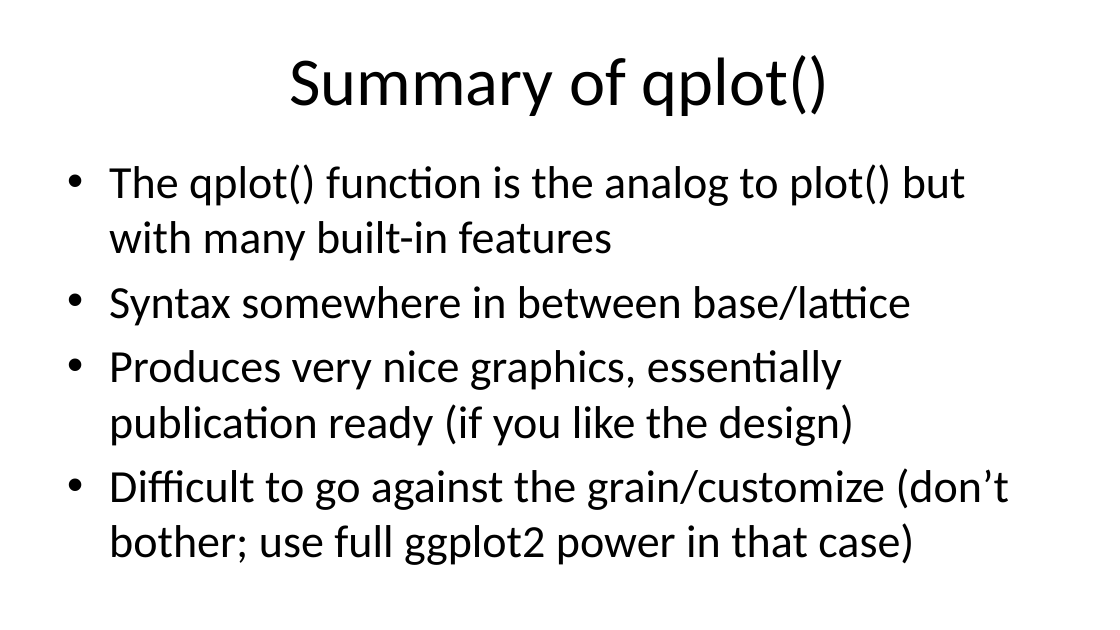
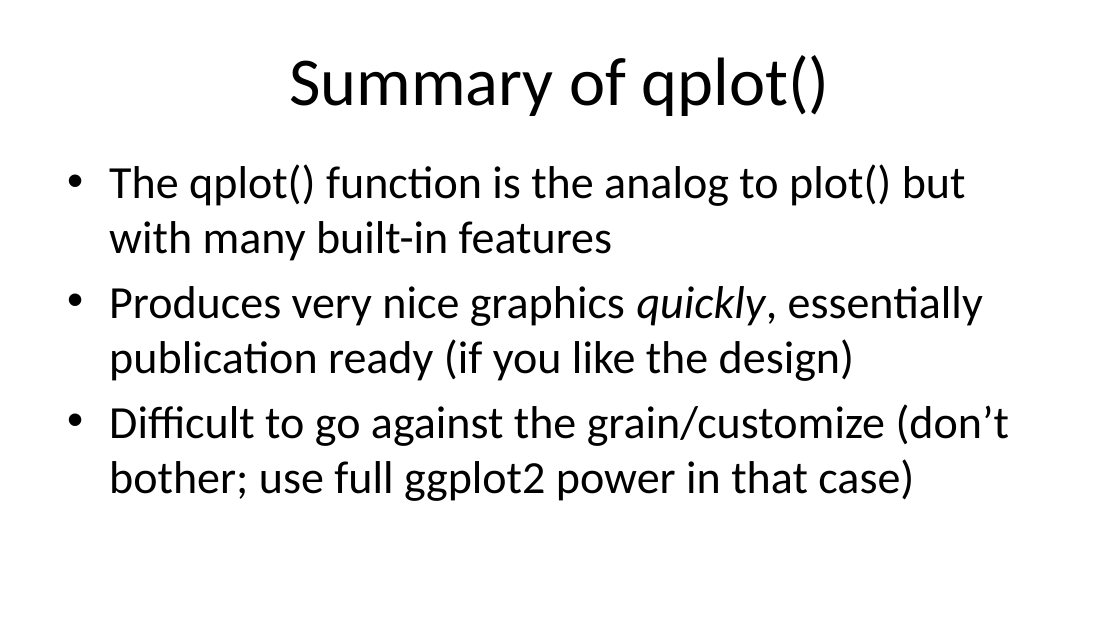
Before and after one commit to Max201510/Biostat776, a slide deck: slide 27 of notes/ggplot2_part1.pptx (slide 26 before the commit). Drawn at 1120x630 pixels with LibreOffice and Linux fonts; fonts in the diff are those of the drawing. Boxes give left, top, right and bottom in pixels: in the first picture for what was removed or moved away, otherwise in the second. Text is boxed around its words. In the diff, an @@ line names an element or a change of style, - is before the commit and + after.

```diff
--- a/notes/ggplot2_part1.pptx
+++ b/notes/ggplot2_part1.pptx
@@ text at (109, 286, 983, 381): text changed @@
-• Syntax somewhere in between base/lattice
-• Produces very nice graphics, essentially publication ready (if you like the design)
+• Produces very nice graphics quickly, essentially publication ready (if you like the design)
```
Also in this commit, not shown: 7 other slides changed, 1 slide added.
